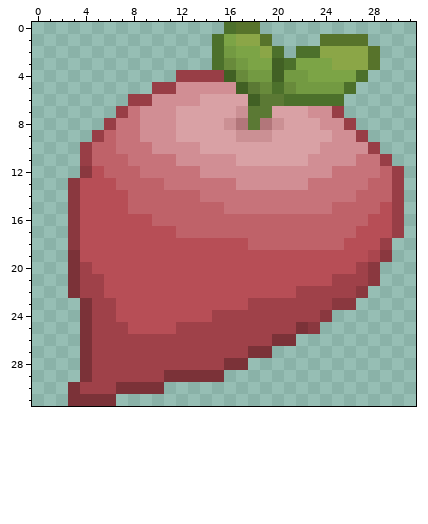
Two versions of one pixel-art sprite, assets/ui/icons/raddish_icon.png. This is how it looked before the edit.
The file is 32x32 pixels. Colours within 5 levels of each other are drawn and written as one.
Once edited:
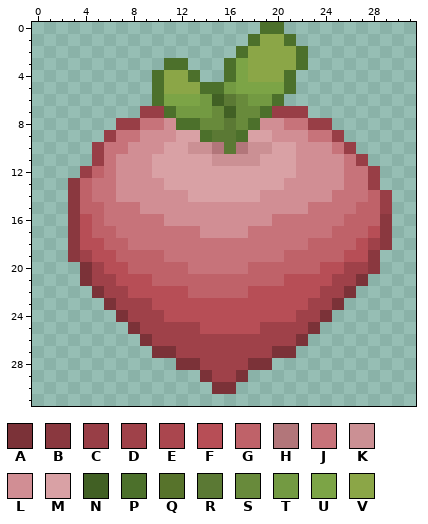
Palette (. is transparent): A #7b3238  B #8a383f  C #983e46  D #9f4149  E #aa464e  F #b74e56  G #bf6269  H #b2767a  J #c7737a  K #cb9094  L #d18e94  M #d9a1a5  N #416024  P #4c702b  Q #57732b  R #5b7934  S #688a3b  T #739a42  U #7ca446  V #8ba647
The author wrote: fix: Update raddish icon and adjust flora pricing
The exact change:
@@ x 0..31 @@
- 0 ................PQQ.............
- 1 ...............PUVVQ....QQQQ....
- 2 ...............PTUUVP.PPVVVVQ...
- 3 ...............PSTUUNPUUUVVVQ...
- 4 ............CCCCNSTTNTTUUUUP....
- 5 ..........CCLLLLLNRSPSTTTTP.....
- 6 ........CCLLLLMMMMNRRPPPPP......
- 7 .......CJLLLMMMMMKRRMMMLLC......
- 8 ......CJJLLLMMMMKHRHKMMMLLC.....
- 9 .....CGJJLLLMMMMMKKKMMMMMLLC....
-10 ....CGGJJJLLLLMMMMMMMMMMLLLLC...
-11 ....CGGGJJJJLLLLLMMMMMMLLLLJJC..
-12 ....BFGGGJJJJJLLLLLLLLLLLJJJJGC.
-13 ...BFFFGGGGJJJJJJLLLLLLJJJJJGGC.
-14 ...BFFFFGGGGGGJJJJJJJJJJJJJGGGC.
-15 ...BFFFFGGGGGGGGJJJJJJJJJGGGGFC.
-16 ...BFFFFFFGGGGGGGGGGGGGGGGGGFFC.
-17 ...BFFFFFFFFGGGGGGGGGGGGGGGFFFC.
-18 ...BFFFFFFFFFFFFFFGGGGGGGGFFFC..
-19 ...AFFFFFFFFFFFFFFFFFFFFFFFFEB..
-20 ...ADFFFFFFFFFFFFFFFFFFFFFFDB...
-21 ...ADDFFFFFFFFFFFFFFFFFFFDDDB...
-22 ...ADDFFFFFFFFFFFFFFFFDDDDDB....
-23 ....ADDFFFFFFFFFFFDDDDDDDBB.....
-24 ....ADDFFFFFFFFDDDDDDDDDB.......
-25 ....ADDDFFFFDDDDDDDDDDAB........
-26 ....ADDDDDDDDDDDDDDDAA..........
-27 ....ADDDDDDDDDDDDDAA............
-28 ....ADDDDDDDDDDDAA..............
-29 ....ADDDDDDAAAAA................
-30 ...ADDDAAAA.....................
-31 ...AAAA.........................
+ 0 ...................PP...........
+ 1 ..................PVVP..........
+ 2 .................PVVVVP.........
+ 3 ...........PP...PUVVVVP.........
+ 4 ..........PVVP..PUVVVP..........
+ 5 ..........PVVVPPTUUUUP..........
+ 6 ..........PUUUTNRSTTP...........
+ 7 .........CCPTTTSNSSPCCC.........
+ 8 .......CCJJLPPSSRSPLLJJCC.......
+ 9 ......CJJLLLMMPRRPMMLLLJJC......
+10 .....CJJLLLMMKKHRHKKMMLLLJC.....
+11 .....CJLLLMMMMMKKKKMMMLLLLJC....
+12 ....CGJLLLMMMMMMMMMMMMLLLLJJC...
+13 ...BGJJLLLLMMMMMMMMMMLLLLLJJC...
+14 ...BGJJLLLLLLMMMMMMLLLLLLJJJGC..
+15 ...BGGJJJLLLLLLLLLLLLLLJJJJGGC..
+16 ...BFGJJJJJLLLLLLLLLJJJJJJGGGB..
+17 ...BFGGJJJJJJJLLLLJJJJJJJGGGFB..
+18 ...BFFGGJJJJJJJJJJJJJJJGGGGFDB..
+19 ...BDFFGGGGJJJJJJJJJJGGGGGFFB...
+20 ....ADFFGGGGGJJJJJGGGGGGFFDDB...
+21 ....ADDFFFGGGGGGGGGGGFFFFDDA....
+22 .....ADDFFFFFGGGGGFFFFFFDDA.....
+23 ......ADDDFFFFFFFFFFFFFDDA......
+24 .......ADDDFFFFFFFFFFFDDA.......
+25 ........ADDDDDFFFFFDDDDA........
+26 .........ADDDDDDDDDDDDA.........
+27 ..........AADDDDDDDDAA..........
+28 ............AADDDDAA............
+29 ..............ADDA..............
+30 ...............AA...............
+31 ................................
Pixel boxes of the changes (left, top, right, bottom) in both pictures:
changed: (68, 22, 404, 406)
